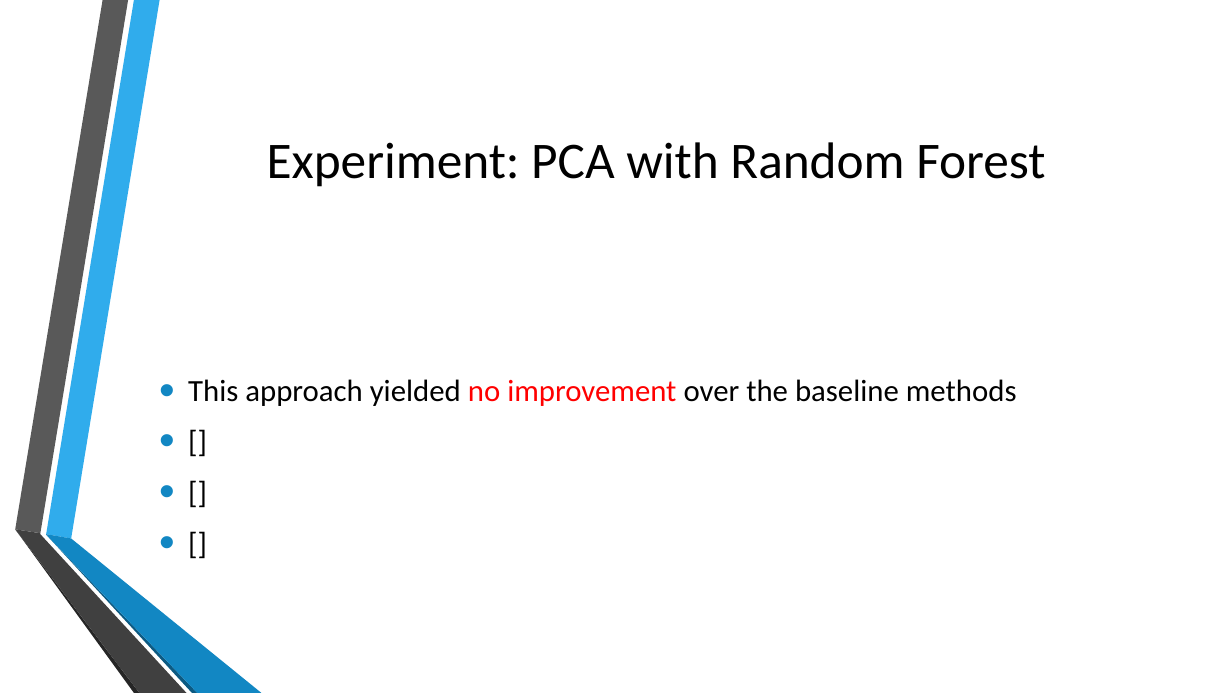
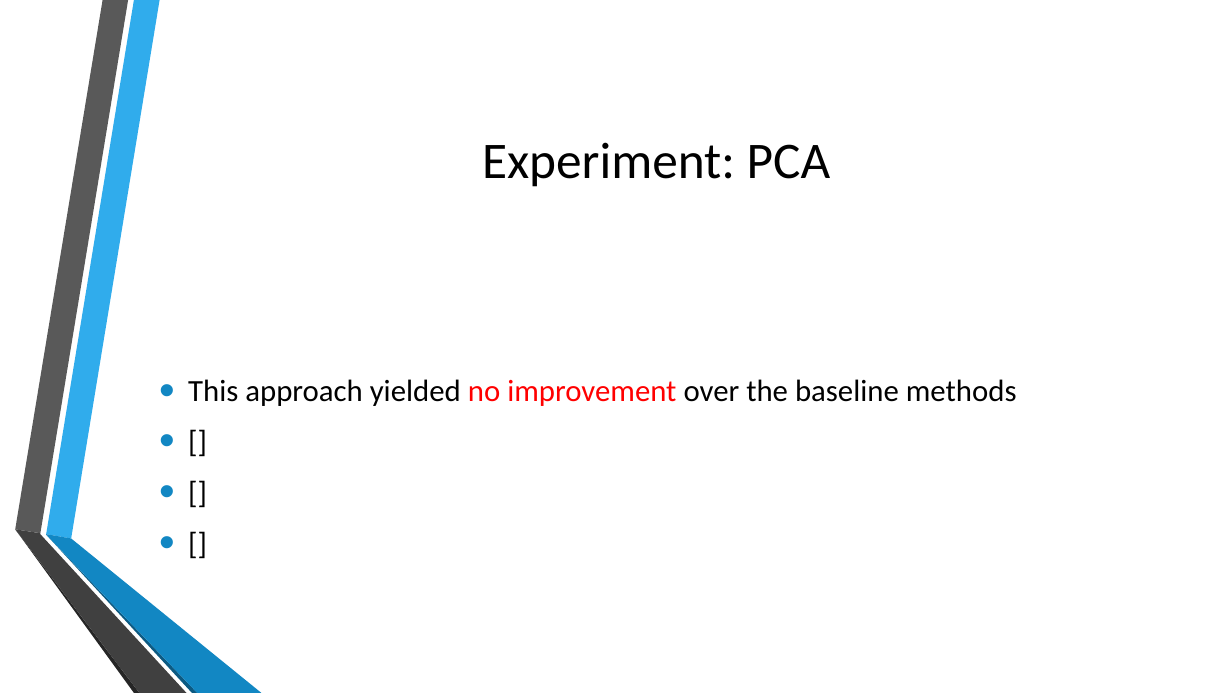
Before and after one commit to jb08/credit_card_default_ML, a slide deck: slide 12 of Predicting_Credit_Card_defaults.pptx. Drawn at 1232x693 pixels with LibreOffice and Linux fonts; fonts in the diff are those of the drawing; background and template pictures are left out. Boxes give left, top, right and bottom in pixels: in the first picture for what was removed or moved away, otherwise in the second. Text is boxed around its words. In the diff, an @@ line names an element or a change of style, - is before the commit and + after.

```diff
--- a/Predicting_Credit_Card_defaults.pptx
+++ b/Predicting_Credit_Card_defaults.pptx
@@ title at [482,142,831,187]: text changed @@
-Experiment: PCA with Random Forest
+Experiment: PCA
```
Also in this commit, not shown: 7 other slides changed, 9 other files.
